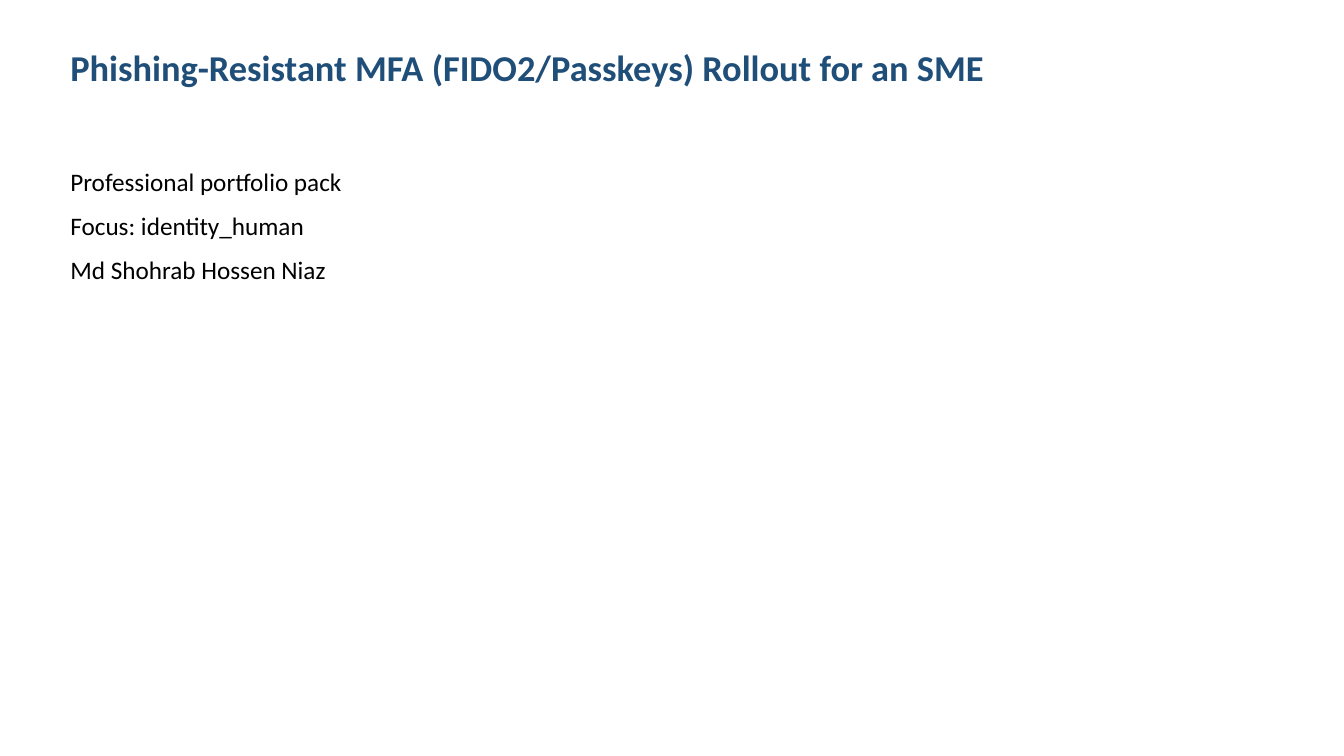
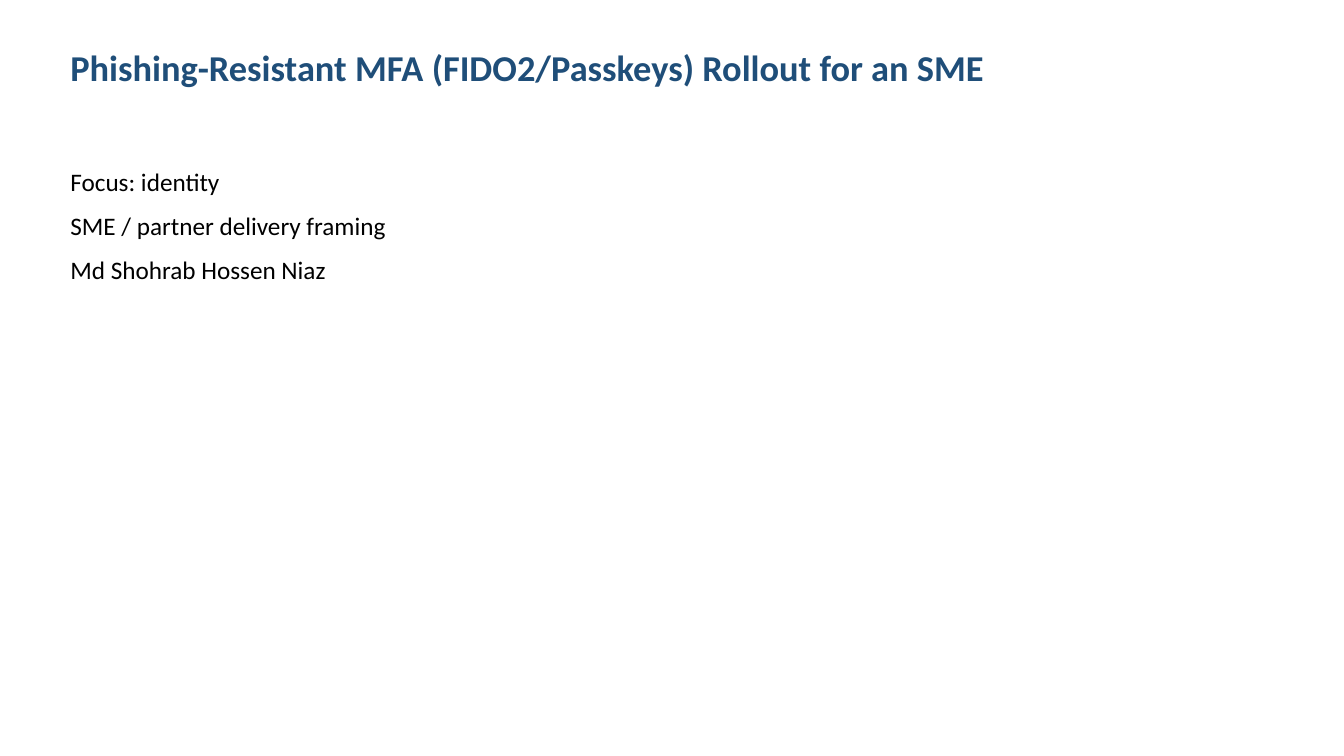
Before and after one commit to shohrabniaz/fido2-passkeys-mfa-rollout, a slide deck: slide 1 of Final_Submission/02_Presentation.pptx. Drawn at 1344x756 pixels with LibreOffice and Linux fonts; fonts in the diff are those of the drawing. Boxes give left, top, right and bottom in pixels: in the first picture for what was removed or moved away, otherwise in the second. Text is boxed around its words. In the diff, an @@ line names an element or a change of style, - is before the commit and + after.

Commit message:
Polish portfolio pack for professional showcase readiness.

```diff
--- a/Final_Submission/02_Presentation.pptx
+++ b/Final_Submission/02_Presentation.pptx
@@ text at bbox=[70, 173, 385, 240]: text changed @@
-Professional portfolio pack
-Focus: identity_human
+Focus: identity
+SME / partner delivery framing
```
Also in this commit, not shown: 2 other slides changed, 1 slide added, 1 slide removed, 12 other files.
